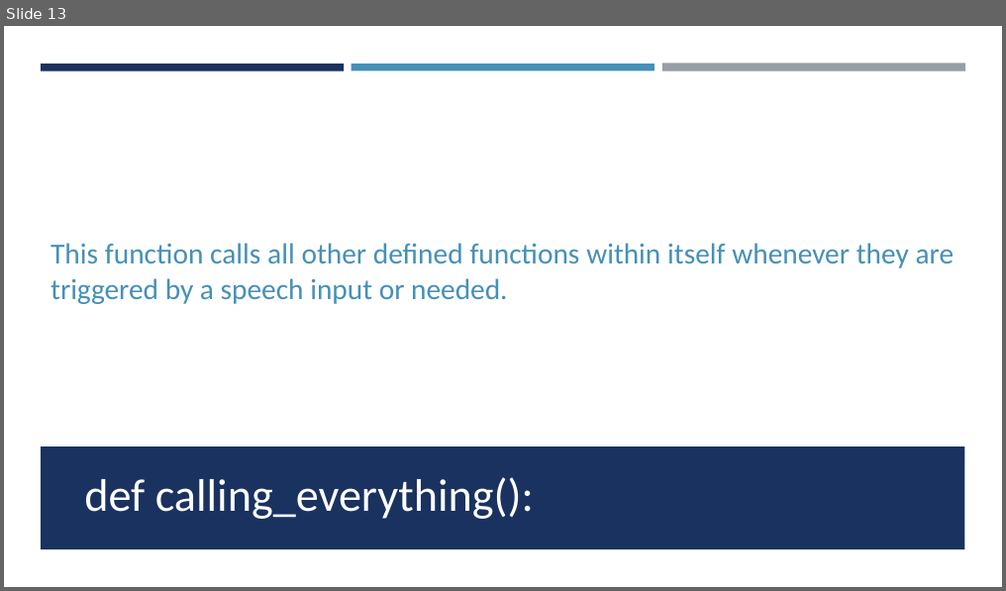
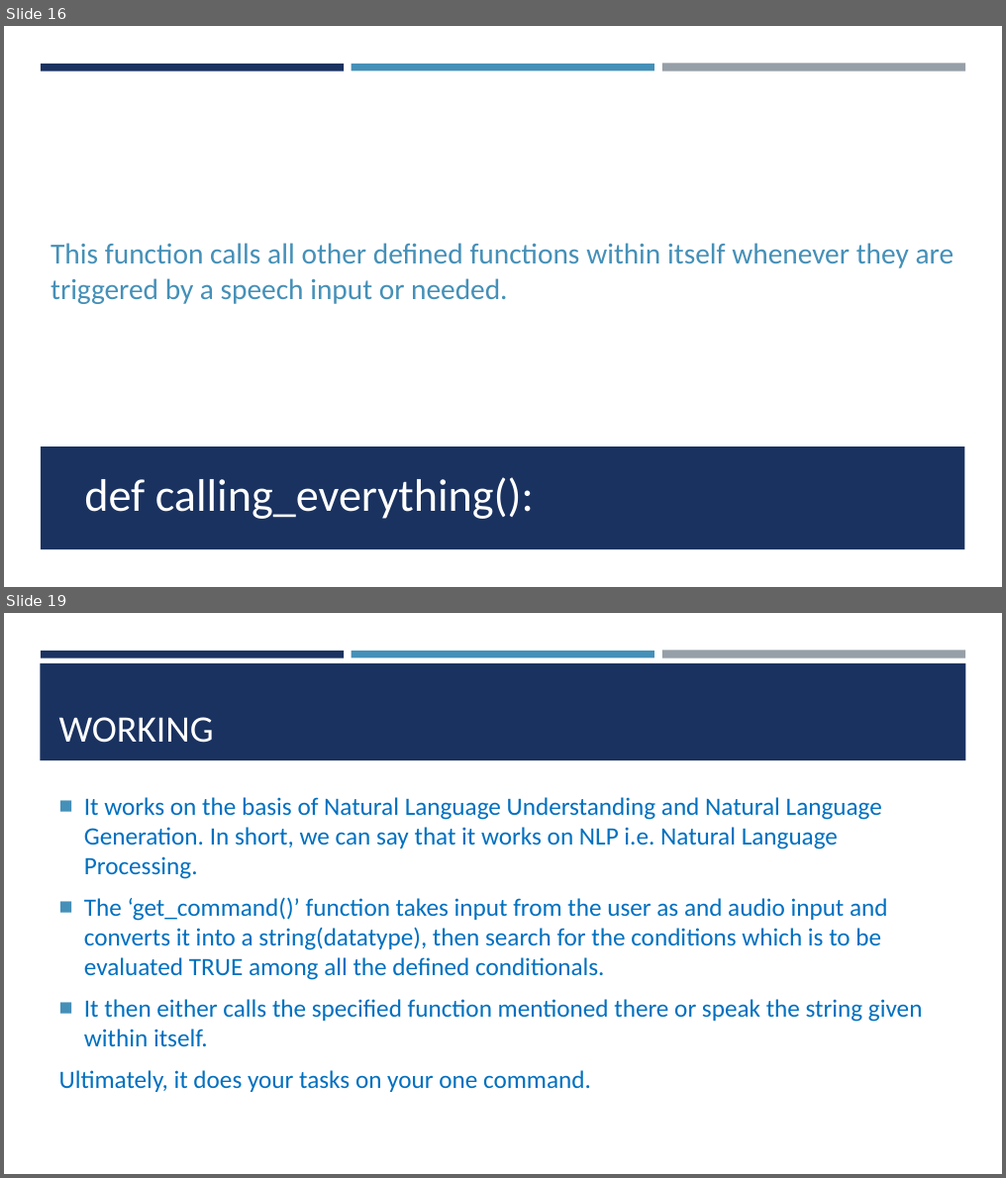
Before and after one commit to GopalSharma16/BROTHER-The-A.I., a slide deck: BROTHER.pptx. Shown one above the other, each under a label of ours: slide 13 before the commit, slides 16 and 19 after it; the slides between them are not shown. The pictures are 1006x591 and 1006x1178 pixels, drawn with LibreOffice and Linux fonts; fonts in the diff are those of the drawing. Boxes give left, top, right and bottom in pixels: in the first picture for what was removed or moved away, otherwise in the second. Text is boxed around its words. In the diff, an @@ line names an element or a change of style, - is before the commit and + after.

```diff
--- a/BROTHER.pptx
+++ b/BROTHER.pptx
@@ slide 19 added at bbox=[4, 613, 1002, 1174], background #FFFFFF; not listed: 3 template elements that a slide beside it also shows @@
@@ rectangle added at bbox=[40, 663, 966, 761], fill #1A3260 @@
@@ title added at bbox=[59, 717, 214, 743], 36 pt, text #FFFFFF @@
+WORKING
@@ text added at bbox=[59, 797, 923, 1092], 24 pt, text #0070C0 @@
+■ It works on the basis of Natural Language Understanding and Natural Language Generation. In short, we can say that it works on NLP i.e. Natural Language Processing.
+■ The ‘get_command()’ function takes input from the user as and audio input and converts it into a string(datatype), then search for the conditions which is to be evaluated TRUE among all the defined conditionals.
+■ It then either calls the specified function mentioned there or speak the string given within itself.
+Ultimately, it does your tasks on your one command.
@@ what was slide 13 is now slide 16 @@
```
Also in this commit, not shown: 1 slide changed, 11 other slides added.
